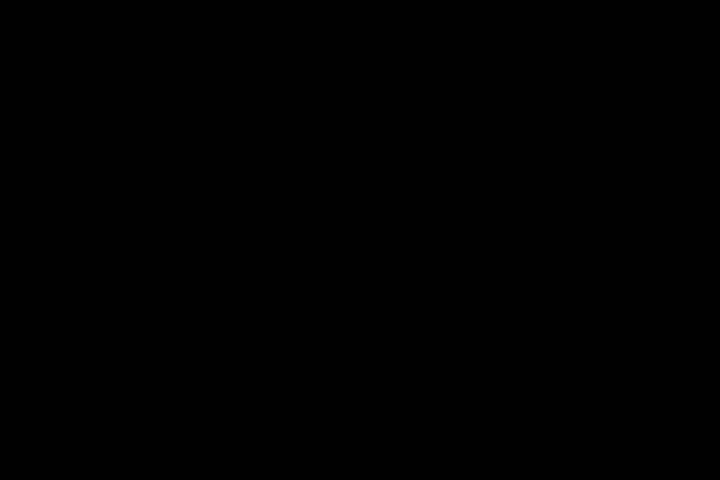
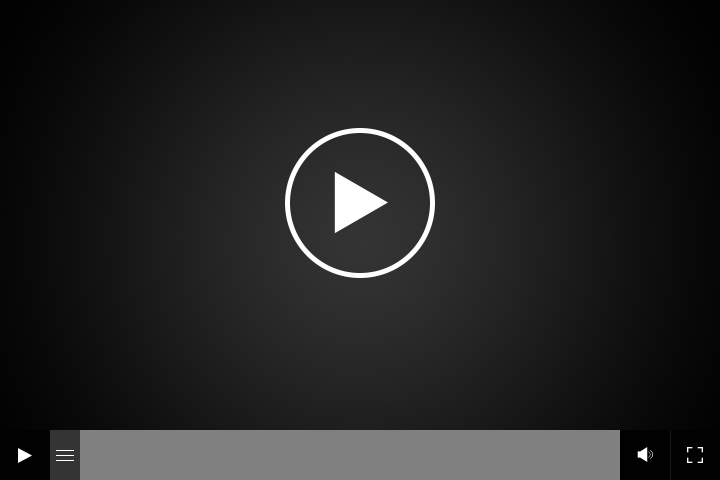
The second 720 x 480 image is a revision of the first. Changes to its layers:
added group "controls" with 8 layers above "playButton" over [18, 430, 703, 480]
added layer "dragGroove" in group "controls" over [56, 450, 74, 461]
added layer "seeker" in group "controls" over [50, 430, 80, 480]
added layer "seekerBar" in group "controls" over [50, 430, 620, 480]
added layer "audioButton" in group "controls" over [637, 447, 653, 462]
added layer "fullScreenButton" in group "controls" over [687, 447, 703, 463]
added layer "separator" in group "controls" over [670, 430, 671, 480]
added layer "playButton" (1st of 2, in "controls") in group "controls" over [18, 448, 32, 463]
added layer "controlMenu" in group "controls" over [18, 430, 703, 480]
added layer "playButton" (2nd of 2) above "background" over [285, 128, 435, 278]
painted on "background" over [0, 0, 720, 480]
